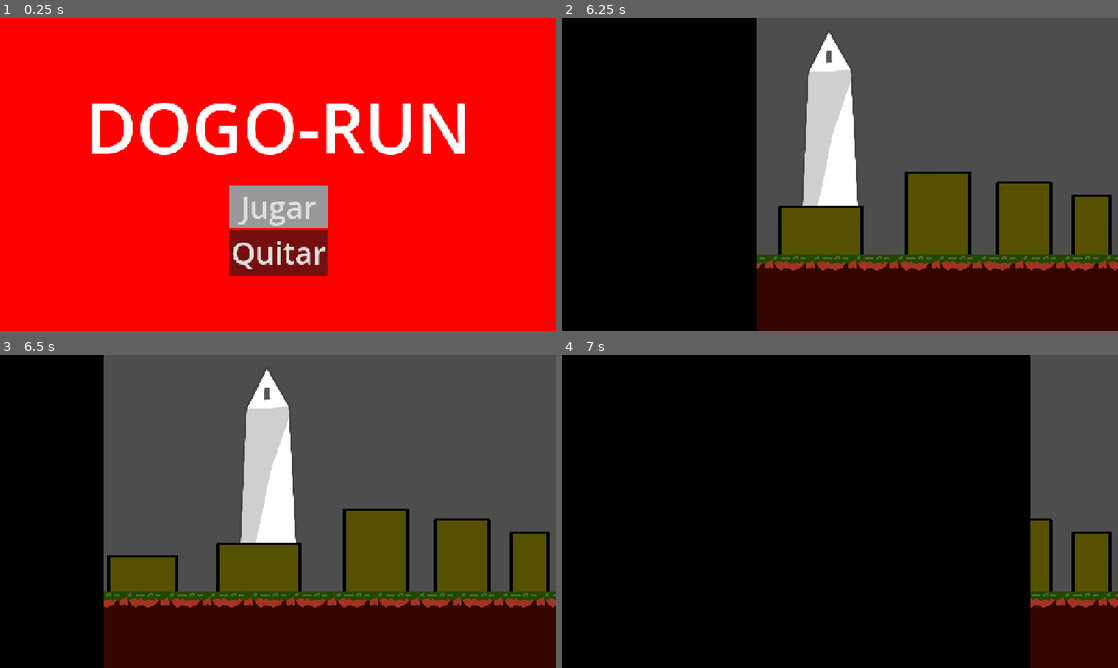
Above: before the commit, frames 1-4 (two rows, left to right).
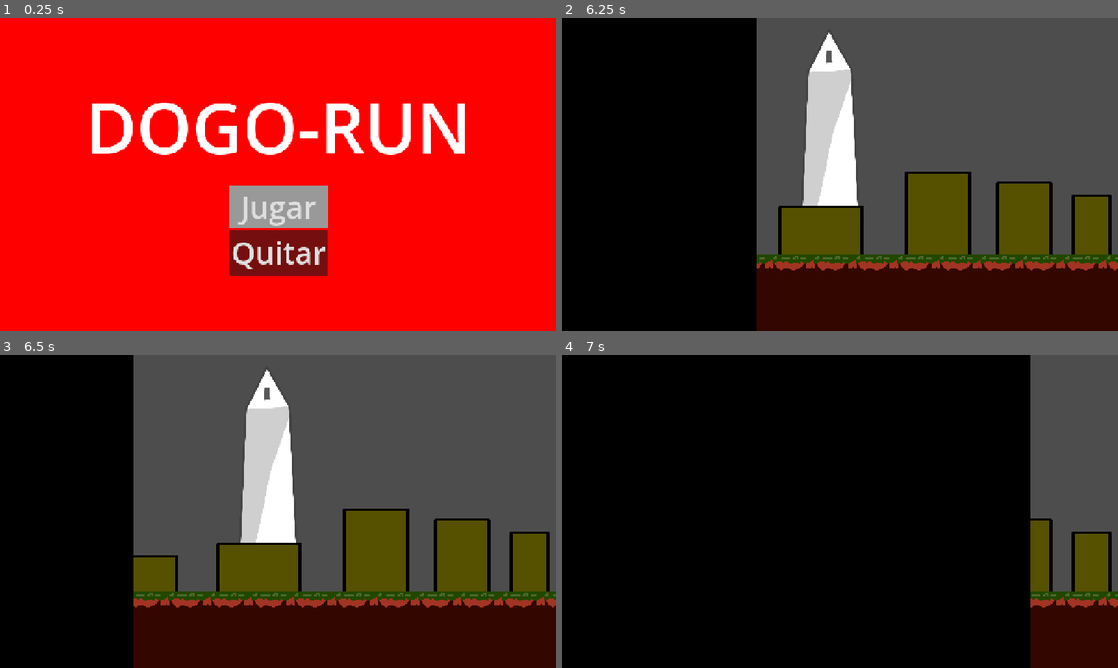
Above: after the commit, the same moments.

Repository: TheLuck12/DogoRun
Game: Godot game, scene res://Escena/menu.tscn
Two runs of this game, one before a commit and one after it. Both use one fixed random seed, a clock stepped at 60 frames per second and the inputs below. The engine's default icon, where the game draws it, is replaced by a stand-in: a white triangle on a blue panel in a dark square.
Inputs:
- Up to frame 1 (0.25 s): no input
- Up to frame 2 (6.25 s): click "Jugar" at 0.5 s; click "1" at 1.25 s; click "2" at 2 s; tap Down (Caer) at 2.85, 4.35, 5.85 s; tap Up (Saltar) at 3.02, 3.77, 5.27, 6.02 s; tap Y at 3.6, 5.1 s
- Up to frame 3 (6.5 s): tap Escape (ui_cancel) at 6.4 s
- Up to frame 4 (7 s): tap Y at 6.6 s; tap Up (Saltar) at 6.77 s

Frames 1-2 are identical in both runs. In frame 3, 5.3% of the frame differs, in the area x 18-24%, y 0-100%; in frame 4, nothing differs.

Commit message:
convine el codigo pause

Diff:
--- a/Escena/Niveles/nivel.tscn
+++ b/Escena/Niveles/nivel.tscn
@@ -10,6 +10,7 @@
 [ext_resource type="PackedScene" uid="uid://c6f738v8okaqr" path="res://Escena/Niveles/nivel_4.tscn" id="5_u8566"]
 [ext_resource type="PackedScene" uid="uid://dm0qm1sbi1xw1" path="res://Escena/Niveles/nivel_5.tscn" id="6_3bw6a"]
 [ext_resource type="PackedScene" uid="uid://blbrhdkmb00ge" path="res://Escena/interfaz.tscn" id="10_nuv4m"]
+[ext_resource type="PackedScene" uid="uid://cvbf30v0vj27b" path="res://Escena/pantalla_de_paus.tscn" id="11_68pkn"]
 [ext_resource type="Texture2D" uid="uid://ctswnlbot5bdu" path="res://Arte/BarraDeProgreso/obelisco.png" id="11_eaggu"]
 [ext_resource type="Texture2D" uid="uid://bplsenseby637" path="res://Arte/BarraDeProgreso/BackGround1.png" id="11_yfcfl"]
 
@@ -112,6 +113,17 @@
 
 [node name="Interfaz" parent="." instance=ExtResource("10_nuv4m")]
 
+[node name="Pausa" type="CanvasLayer" parent="."]
+visible = false
+
+[node name="PantallaDePaus" parent="Pausa" instance=ExtResource("11_68pkn")]
+offset_left = 489.0
+offset_top = 149.0
+offset_right = 489.0
+offset_bottom = 149.0
+size_flags_horizontal = 4
+size_flags_vertical = 4
+
 [node name="ParallaxBackground" type="ParallaxBackground" parent="."]
 scroll_base_scale = Vector2(2, 2)
 
--- a/Scripts/interfaz.gd
+++ b/Scripts/interfaz.gd
@@ -4,7 +4,7 @@
 func _process(_delta: float) -> void:
 	DetenerTimer()
 func _on_timer_timeout() -> void:
-	Barra.value += 1
+	Barra.value += 1.5
 
 
 func TiempoBarra():
--- a/Scripts/jugador.gd
+++ b/Scripts/jugador.gd
@@ -14,14 +14,13 @@
 		Mover()
 		move_and_slide()
 	else:
-		$AnimationPlayer.stop()
+		animacion.stop()
 
 func Gravedad(Masa):
 	if not is_on_floor():
 		velocity += get_gravity() * Masa
 
 func Movimiento():
-	#
 	Saltar()
 	Caida()
 func Saltar():
--- a/Scripts/nivel.gd
+++ b/Scripts/nivel.gd
@@ -10,8 +10,8 @@
 	InstanciarPantalla()
 
 
-func _physics_process(_delta: float) -> void:
-	pass
+func _process(_delta: float) -> void:
+	PausarJuego()
 
 func VariarPiso():
 	if Global.enJuego == false:
@@ -62,3 +62,14 @@
 func OcultarTodo():
 	$Interfaz.visible = false
 	$Jugador.visible = false
+
+func PausarJuego():
+	if Input.is_action_just_pressed("ui_cancel") and Global.enJuego == true:
+		$Pausa.visible = true
+		Global.enJuego = false
+	elif Input.is_action_just_pressed("ui_cancel") and Global.enJuego == false:
+		$Pausa.visible = false
+		Global.enJuego = true
+		$Jugador.animacion.play("Correr")
+		$Interfaz/Timer.start()
+		$Interfaz/AnimationPlayer.play("Barra")
Not shown: 1 places in Escena/Niveles/nivel.tscn that only renumber resources
